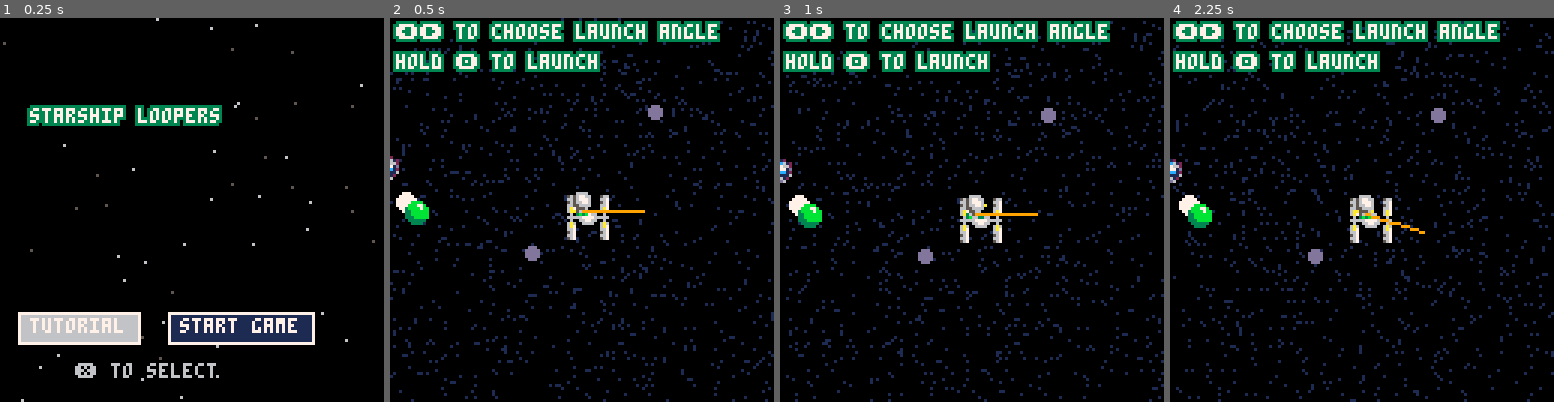
Above: before the commit, frames 1-4 (left to right).
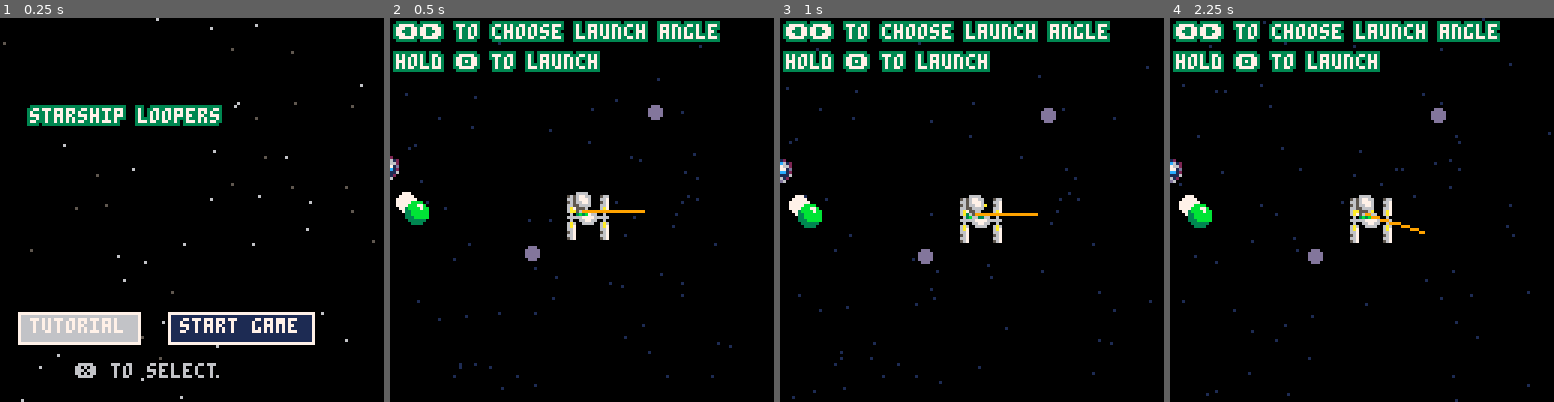
Above: after the commit, the same moments.

Repository: aadriien/GMTK-starship-loopers
Game: PICO-8 cartridge starship-loopers.p8
Same seed, same stepped clock (60 frames per second), same inputs: the game is played once before the commit and once after it.
Inputs:
- Up to frame 1 (0.25 s): no input
- Up to frame 2 (0.5 s): tap X (X key) at 0.33 s
- Up to frame 3 (1 s): tap O (Z key) at 0.7 s
- Up to frame 4 (2.25 s): tap X (X key) at 1.07, 1.85 s; hold Right 1.6-2.1 s; tap O (Z key) at 1.7, 2.1 s

Frame 1 is identical in both runs. In frame 2, 5.8% of the frame differs, in the area x 0-100%, y 0-100%; in frame 3, 5.7%; in frame 4, 5.9%.

Commit message:
integrated David's flow field parallax

Diff:
--- a/starship-loopers.p8
+++ b/starship-loopers.p8
@@ -81,8 +81,8 @@
     particles = {}
     for i = 1, 1000 do
         add(particles, {
-            x = flr(rnd(128)),
-            y = flr(rnd(128)),
+            x = flr(rnd(512)-256),
+            y = flr(rnd(512)-256),
             vx = rnd(1) - .5,
             vy = rnd(1) - .5,
             lifespan = rnd(64)
@@ -234,7 +234,7 @@
     map()
     -- draw particles
     for particle in all(particles) do
-        pset(particle.x, particle.y, 1)
+        pset(particle.x + ship.x / 4 - 256, particle.y + ship.y / 4 - 256, 1)
     end
     -- draw celestial bodies
     for body in all(bodies) do
@@ -309,7 +309,7 @@
     map()
     -- draw particles
     for particle in all(particles) do
-        pset(particle.x, particle.y, 1)
+        pset(particle.x + ship.x / 4 - 256, particle.y + ship.y / 4 - 256, 1)
     end
     -- draw celestial bodies
     for body in all(bodies) do
@@ -510,6 +510,10 @@
     sspr(96, 0, 16, 16, station.x - 6, station.y - 6)
 end
 
+function draw_lasso()
+
+
+end
 function draw_ship()
 	ship.anim_counter += 1
 
@@ -626,15 +630,15 @@
 
 function update_particles()
     for particle in all(particles) do
-        particle.x = (particle.x + particle.vx + 128) % 128
-        particle.y = (particle.y + particle.vy + 128) % 128
+        particle.x = (particle.x + particle.vx + 512) % 512
+        particle.y = (particle.y + particle.vy + 512) % 512
         vx, vy = flow(particle.x, particle.y)
         particle.vx = (particle.vx + vx) / 2
         particle.vy = (particle.vy + vy) / 2
         particle.lifespan = particle.lifespan - 1
         if particle.lifespan < 0 then
-            particle.x = flr(rnd(128))
-            particle.y = flr(rnd(128))
+            particle.x = flr(rnd(512)) - 256
+            particle.y = flr(rnd(512)) - 256
             particle.vx = rnd(1) - .5
             particle.vy = rnd(1) - .5
             particle.lifespan = rnd(64)
@@ -752,7 +756,7 @@
     x = x/128 or 0
     y = y/128 or 0
     scale = scale or 2
-    speed = speed or 1/16
+    speed = speed or 1/12
 
     a = flow_params.a * scale
     b = flow_params.b * scale
